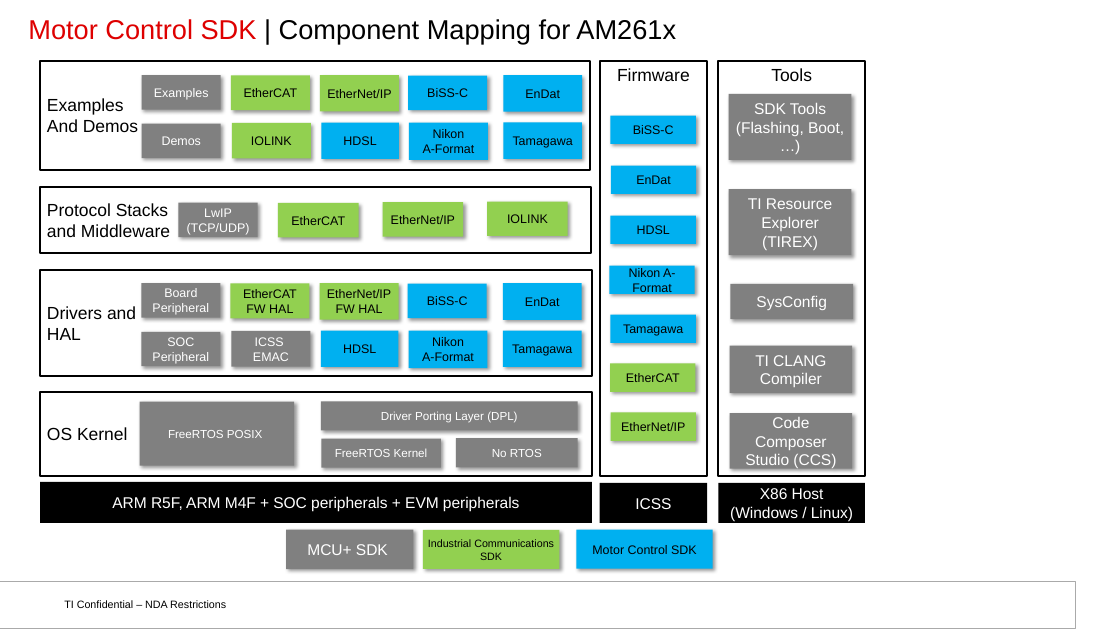
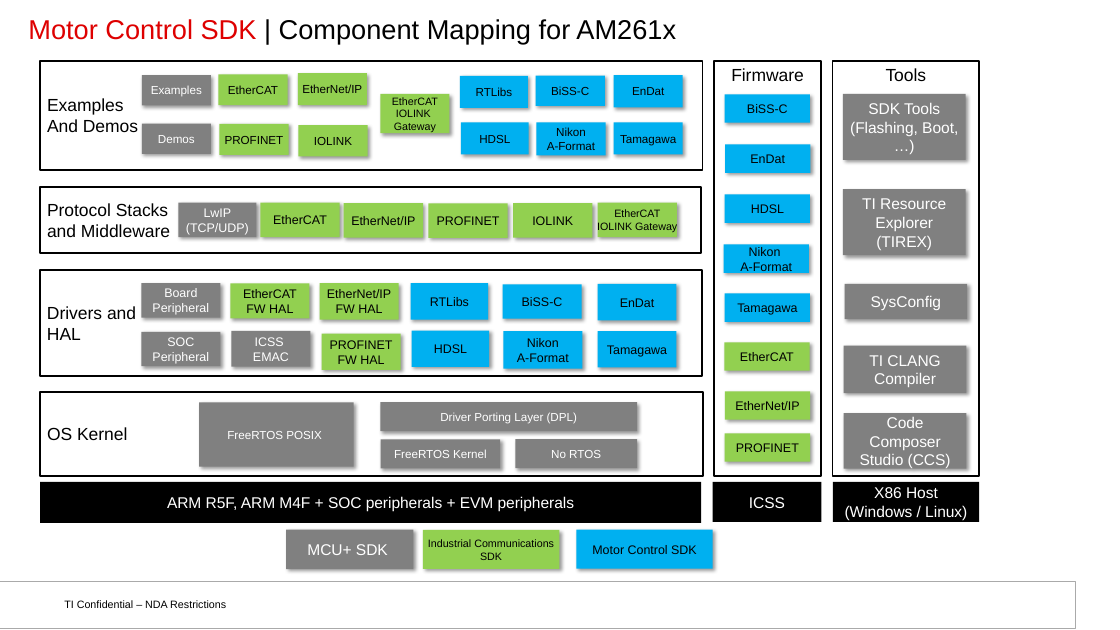
Before and after one commit to TexasInstruments/motor-control-sdk, a slide deck: slide 4 of docs_src/docs/api_guide/images/images.pptx. Drawn at 1120x630 pixels with LibreOffice and Linux fonts; fonts in the diff are those of the drawing; background and template pictures are left out. Boxes give left, top, right and bottom in pixels: in the first picture for what was removed or moved away, otherwise in the second. Text is boxed around its words. In the diff, an @@ line names an element or a change of style, - is before the commit and + after.

```diff
--- a/docs_src/docs/api_guide/images/images.pptx
+++ b/docs_src/docs/api_guide/images/images.pptx
@@ rectangle "Examples": place and size @@
-rectangle "Examples" at bbox=[40, 61, 590, 170]
+rectangle "Examples" at bbox=[40, 61, 702, 170]
@@ rectangle "Examples": place and size @@
-rectangle "Examples" at bbox=[142, 75, 221, 109]
+rectangle "Examples" at bbox=[142, 75, 211, 105]
@@ rectangle "EtherCAT": place and size @@
-rectangle "EtherCAT" at bbox=[231, 76, 310, 111]
+rectangle "EtherCAT" at bbox=[218, 74, 288, 105]
@@ rectangle "EtherNet/IP": place and size @@
-rectangle "EtherNet/IP" at bbox=[320, 75, 399, 111]
+rectangle "EtherNet/IP" at bbox=[298, 74, 367, 106]
@@ rectangle added at bbox=[460, 76, 528, 108], fill #00B0F0, 12 pt, text #000000 @@
+RTLibs
@@ rectangle "BiSS-C": place and size @@
-rectangle "BiSS-C" at bbox=[408, 76, 487, 110]
+rectangle "BiSS-C" at bbox=[536, 76, 605, 106]
@@ rectangle "EnDat": place and size @@
-rectangle "EnDat" at bbox=[503, 75, 582, 111]
+rectangle "EnDat" at bbox=[614, 75, 683, 107]
@@ rectangle added at bbox=[380, 94, 449, 133], fill #92D050, 11 pt, text #000000 @@
+EtherCAT
+IOLINK
+Gateway
@@ rectangle "Demos": place and size @@
-rectangle "Demos" at bbox=[142, 124, 221, 158]
+rectangle "Demos" at bbox=[142, 124, 211, 154]
@@ rectangle added at bbox=[219, 124, 288, 155], fill #92D050, 12 pt, text #000000 @@
+PROFINET
@@ size 12.8 to 12 pt in 10 elements at bbox=[142, 124, 211, 154], bbox=[142, 75, 211, 105], bbox=[218, 74, 288, 105], bbox=[298, 74, 367, 106], bbox=[614, 122, 683, 155], bbox=[614, 75, 683, 107], bbox=[536, 122, 606, 155], bbox=[536, 76, 605, 106], bbox=[461, 122, 528, 155], bbox=[298, 125, 368, 157] @@
@@ rectangle "IOLINK": place and size @@
-rectangle "IOLINK" at bbox=[232, 123, 311, 159]
+rectangle "IOLINK" at bbox=[298, 125, 368, 157]
@@ rectangle "HDSL": place and size @@
-rectangle "HDSL" at bbox=[321, 122, 399, 159]
+rectangle "HDSL" at bbox=[461, 122, 528, 155]
@@ rectangle "Nikon": place and size @@
-rectangle "Nikon" at bbox=[409, 122, 488, 160]
+rectangle "Nikon" at bbox=[536, 122, 606, 155]
@@ rectangle "Tamagawa": place and size @@
-rectangle "Tamagawa" at bbox=[503, 122, 582, 159]
+rectangle "Tamagawa" at bbox=[614, 122, 683, 155]
@@ rectangle "Protocol Stacks": place and size @@
-rectangle "Protocol Stacks" at bbox=[40, 188, 591, 253]
+rectangle "Protocol Stacks" at bbox=[40, 188, 701, 253]
@@ rectangle "EtherCAT": place and size @@
-rectangle "EtherCAT" at bbox=[278, 203, 358, 237]
+rectangle "EtherCAT" at bbox=[260, 202, 340, 237]
@@ rectangle "EtherNet/IP": place and size @@
-rectangle "EtherNet/IP" at bbox=[383, 202, 463, 237]
+rectangle "EtherNet/IP" at bbox=[344, 203, 423, 237]
@@ rectangle added at bbox=[428, 204, 508, 238], fill #92D050, 12.8 pt, text #000000 @@
+PROFINET
@@ rectangle "IOLINK": place and size @@
-rectangle "IOLINK" at bbox=[487, 202, 568, 236]
+rectangle "IOLINK" at bbox=[513, 203, 592, 237]
@@ rectangle added at bbox=[598, 202, 677, 237], fill #92D050, 11 pt, text #000000 @@
+EtherCAT
+IOLINK Gateway
@@ text in rectangle at bbox=[740, 247, 792, 274]: text changed @@
-Nikon A-Format
+Nikon
+A-Format
@@ rectangle "Drivers and": place and size @@
-rectangle "Drivers and" at bbox=[40, 270, 592, 376]
+rectangle "Drivers and" at bbox=[40, 270, 701, 376]
@@ rectangle added at bbox=[411, 284, 489, 320], fill #00B0F0, 12.8 pt, text #000000 @@
+RTLibs
@@ rectangle added at bbox=[321, 334, 400, 370], fill #92D050, 12.8 pt, text #000000 @@
+PROFINET
+FW HAL
@@ rectangle "HDSL": place and size @@
-rectangle "HDSL" at bbox=[321, 330, 398, 367]
+rectangle "HDSL" at bbox=[412, 330, 489, 367]
@@ 4 rectangles: place and size @@
-4 rectangles at bbox=[408, 284, 582, 368]
+4 rectangles at bbox=[503, 284, 677, 368]
@@ rectangle "OS Kernel": place and size @@
-rectangle "OS Kernel" at bbox=[40, 392, 592, 475]
+rectangle "OS Kernel" at bbox=[40, 392, 703, 475]
@@ 7 rectangles: place and size @@
-7 rectangles at bbox=[610, 116, 697, 441]
+7 rectangles at bbox=[724, 94, 811, 420]
@@ 4 rectangles: place and size @@
-4 rectangles at bbox=[140, 401, 578, 468]
+4 rectangles at bbox=[199, 402, 637, 469]
@@ rectangle added at bbox=[724, 433, 810, 462], fill #92D050, 12.8 pt, text #000000 @@
+PROFINET
@@ rectangle "ARM R5F, ARM M4F + ...": place and size @@
-rectangle "ARM R5F, ARM M4F + ..." at bbox=[40, 482, 592, 523]
+rectangle "ARM R5F, ARM M4F + ..." at bbox=[40, 482, 701, 523]
@@ 9 rectangles: place and size @@
-9 rectangles at bbox=[600, 61, 865, 523]
+9 rectangles at bbox=[713, 61, 979, 522]
```
Also in this commit, not shown: 1 other file.
